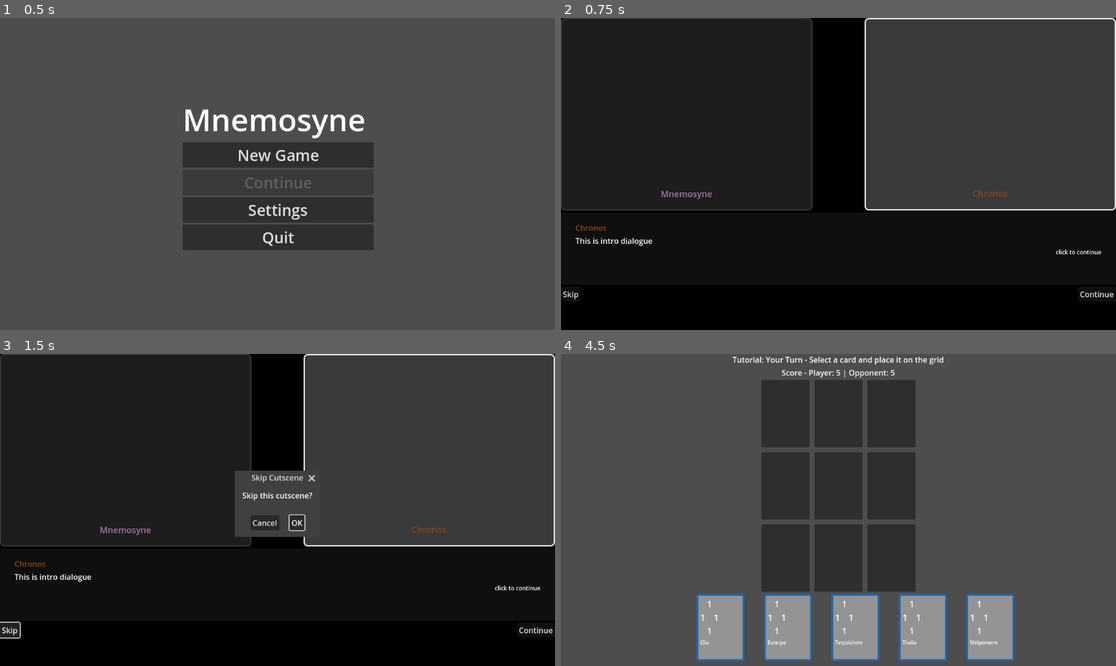
Above: before the commit, frames 1-4 (two rows, left to right).
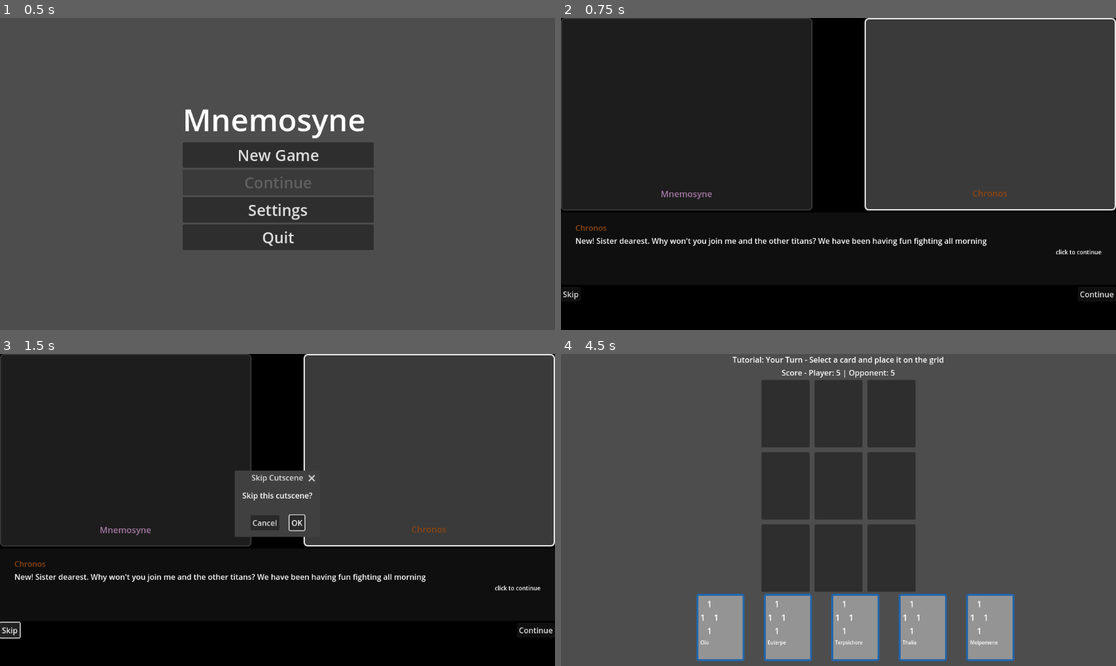
Above: after the commit, the same moments.

Repository: leslieharding/Mnemosyne
Game: Godot game, scene res://Scenes/MainMenu.tscn
Same seed, same stepped clock (60 frames per second), same inputs: the game is played once before the commit and once after it.
Inputs:
- Up to frame 1 (0.5 s): no input
- Up to frame 2 (0.75 s): click "New Game" at 0.5 s
- Up to frame 3 (1.5 s): click "Skip" at 1.25 s
- Up to frame 4 (4.5 s): click "Skip" at 2 s; click "Continue" at 2.75 s; click "Continue" at 3.5 s; click "OK" at 4.25 s

Frame 1 is identical in both runs. In frame 2, 0.8% of the frame differs, in the area x 2-77%, y 70-74%; in frame 3, 0.8%; in frame 4, nothing differs.

Commit message:
updated cutscene dialogue

Diff:
--- a/Resources/Collections/Enemies.tres
+++ b/Resources/Collections/Enemies.tres
@@ -569,7 +569,7 @@
 script = ExtResource("2_xcqsp")
 card_name = "Rhea"
 values = Array[int]([6, 6, 6, 6])
-description = ""
+description = "The Olympian Mother"
 abilities = Array[ExtResource("3_lm3ty")]([])
 metadata/_custom_type_script = "uid://lhqcxql28o5c"
 
@@ -577,7 +577,7 @@
 script = ExtResource("2_xcqsp")
 card_name = "Hyperion"
 values = Array[int]([7, 7, 6, 6])
-description = ""
+description = "He that walks on high"
 abilities = Array[ExtResource("3_lm3ty")]([])
 metadata/_custom_type_script = "uid://lhqcxql28o5c"
 
@@ -585,7 +585,7 @@
 script = ExtResource("2_xcqsp")
 card_name = "Atlas"
 values = Array[int]([8, 7, 8, 7])
-description = ""
+description = "The world upon thine shoulders"
 abilities = Array[ExtResource("3_lm3ty")]([])
 metadata/_custom_type_script = "uid://lhqcxql28o5c"
 
@@ -593,15 +593,15 @@
 script = ExtResource("2_xcqsp")
 card_name = "Oceanus"
 values = Array[int]([7, 6, 6, 7])
-description = ""
+description = "Most of the surface is named after me"
 abilities = Array[ExtResource("3_lm3ty")]([])
 metadata/_custom_type_script = "uid://lhqcxql28o5c"
 
 [sub_resource type="Resource" id="Resource_8eb4r"]
 script = ExtResource("2_xcqsp")
-card_name = "Tethys"
+card_name = "Phoebe"
 values = Array[int]([5, 6, 5, 6])
-description = ""
+description = "The shining one"
 abilities = Array[ExtResource("3_lm3ty")]([])
 metadata/_custom_type_script = "uid://lhqcxql28o5c"
 
--- a/Scripts/card_battle_manager.gd
+++ b/Scripts/card_battle_manager.gd
@@ -980,7 +980,7 @@
 
 		# Create and show tutorial completion dialog
 		var tutorial_dialog = AcceptDialog.new()
-		tutorial_dialog.dialog_text = "Lesson learned! Through defeat comes wisdom. You now understand the basic rules of card combat. Your real journey begins now..."
+		tutorial_dialog.dialog_text = "Chronos crushes you"
 		tutorial_dialog.title = "Tutorial Complete"
 		add_child(tutorial_dialog)
 		tutorial_dialog.popup_centered()
--- a/Scripts/cutscene_manager.gd
+++ b/Scripts/cutscene_manager.gd
@@ -37,11 +37,11 @@
 
 	# Tutorial introduction cutscene
 	var tutorial_lines: Array[DialogueLine] = []
-	tutorial_lines.append(DialogueLine.new("Chronos", "This is intro dialogue"))
-	tutorial_lines.append(DialogueLine.new("Mnemosyne", "It sure is"))
-	tutorial_lines.append(DialogueLine.new("Chronos", "well shall we have the tutorial fight or what?"))
-	tutorial_lines.append(DialogueLine.new("Mnemosyne", "Yeah I guess so"))
-	tutorial_lines.append(DialogueLine.new("Chronos", "Alright have at you!"))
+	tutorial_lines.append(DialogueLine.new("Chronos", "New! Sister dearest. Why won't you join me and the other titans? We have been having fun fighting all morning"))
+	tutorial_lines.append(DialogueLine.new("Mnemosyne", "Chronos thank you for inviting me, but you know I can't fight, I can't really do much of anything."))
+	tutorial_lines.append(DialogueLine.new("Chronos", "Yes I know that but why? You are a titan are you not? We are the straining ones! fighting is what we do. What use is your gift of memory? By all accounts you don't seem to be using your talents anyway, you seem mostly useless, it's vexing."))
+	tutorial_lines.append(DialogueLine.new("Mnemosyne", "You’re right, I don't really understand why I am a titan."))
+	tutorial_lines.append(DialogueLine.new("Chronos", "None of us understand it New. Maybe you just need more encouragement, come lets fight!"))
 
 
 	var tutorial_cutscene = CutsceneData.new("tutorial_intro", [mnemosyne, chronos], tutorial_lines)
@@ -50,13 +50,33 @@
 
 	# NEW: Opening awakening cutscene
 	var opening_lines: Array[DialogueLine] = []
-	opening_lines.append(DialogueLine.new("Mnemosyne", "Wow this sure is the opening cutscene and some sample text"))
-	opening_lines.append(DialogueLine.new("Mnemosyne", "And this is the second line of it."))
-	opening_lines.append(DialogueLine.new("Chiron", "Im the other character in this scene LMAO"))
-	opening_lines.append(DialogueLine.new("Mnemosyne", "Hey thats pretty cool."))
-	opening_lines.append(DialogueLine.new("Chiron", "We really are just reusing the same code"))
-	opening_lines.append(DialogueLine.new("Mnemosyne", "Yeah but its the first time I've got it to work you know"))
-	opening_lines.append(DialogueLine.new("Chiron", "Good for you I guess"))
+	opening_lines.append(DialogueLine.new("Chiron", "You fought well Mnemosyne"))
+	opening_lines.append(DialogueLine.new("Mnemosyne", " I don't think I…"))
+	opening_lines.append(DialogueLine.new("Chiron", "You fought well, with the tools you have available at this time"))
+	opening_lines.append(DialogueLine.new("Chiron", "Given the fullness of said time, Chronos would do best to avoid you."))
+	opening_lines.append(DialogueLine.new("Mnemosyne", "Hold on; who are you? How do you know me?"))
+	opening_lines.append(DialogueLine.new("Chiron", "So it's true then, what an honour. To speak to the Titaness of memory before she understands the extent of her power. My name is Chiron."))
+	opening_lines.append(DialogueLine.new("Mnemosyne", "And you are a..."))
+	opening_lines.append(DialogueLine.new("Chiron", "A centaur, yes"))
+	opening_lines.append(DialogueLine.new("Mnemosyne", "Sorry for being so crude"))
+	opening_lines.append(DialogueLine.new("Chiron", "How fascinating, you know one day it will be me apologising to you for the incompleteness of my thought"))
+	opening_lines.append(DialogueLine.new("Mnemosyne", "Okay enough please, you have to tell me what you mean by all this"))
+	opening_lines.append(DialogueLine.new("Chiron", "Chaos, the Fate’s, Moros if you will, whatever source you want to invoke has decided your realm would be that of memory.  More than that, a divine infinite capacity to remember and learn."))
+	opening_lines.append(DialogueLine.new("Mnemosyne", "So I can learn? That's it?"))
+	opening_lines.append(DialogueLine.new("Chiron", "Why yes but can't you see what that means? You are immortal, you will live forever. Forever is a long time to learn, to improve. "))
+	opening_lines.append(DialogueLine.new("Chiron", "Chronos as divine a being he undoubtedly is, doesn't have this potential. What you see now is what you will see come millenia."))
+	opening_lines.append(DialogueLine.new("Chiron", "So in a cosmic sense the only way you could possibly ever lose to someone like Chronos is to never do anything. You could take a step once every hundred years and eventually you would win. "))
+	opening_lines.append(DialogueLine.new("Mnemosyne", "Well okay I must say when you put it like that it's quite encouraging, but I don't really know where to start."))
+	opening_lines.append(DialogueLine.new("Chiron", "It feels a little ridiculous me telling you of all people how to learn"))
+	opening_lines.append(DialogueLine.new("Chiron", "But when I learn something new, I usually find someone I trust and ask them to teach me."))
+	opening_lines.append(DialogueLine.new("Mnemosyne", "So will you then? Teach me?"))
+	opening_lines.append(DialogueLine.new("Chiron", "Of course I will. What do you want to learn?"))
+	opening_lines.append(DialogueLine.new("Mnemosyne", "I want to be able to stand up for myself"))
+	opening_lines.append(DialogueLine.new("Chiron", "My advice, start with relying on the power of others, until you have built up your own strength"))
+	opening_lines.append(DialogueLine.new("Chiron", "Go and visit Apollo, he owes me one for Asclepius."))
+	opening_lines.append(DialogueLine.new("Mnemosyne", "Thank you Chiron. "))
+	opening_lines.append(DialogueLine.new("Chiron", "I’ll be here when you need me."))
+
 
 	var opening_cutscene = CutsceneData.new("opening_awakening", [mnemosyne, chiron], opening_lines)
 	cutscenes["opening_awakening"] = opening_cutscene
